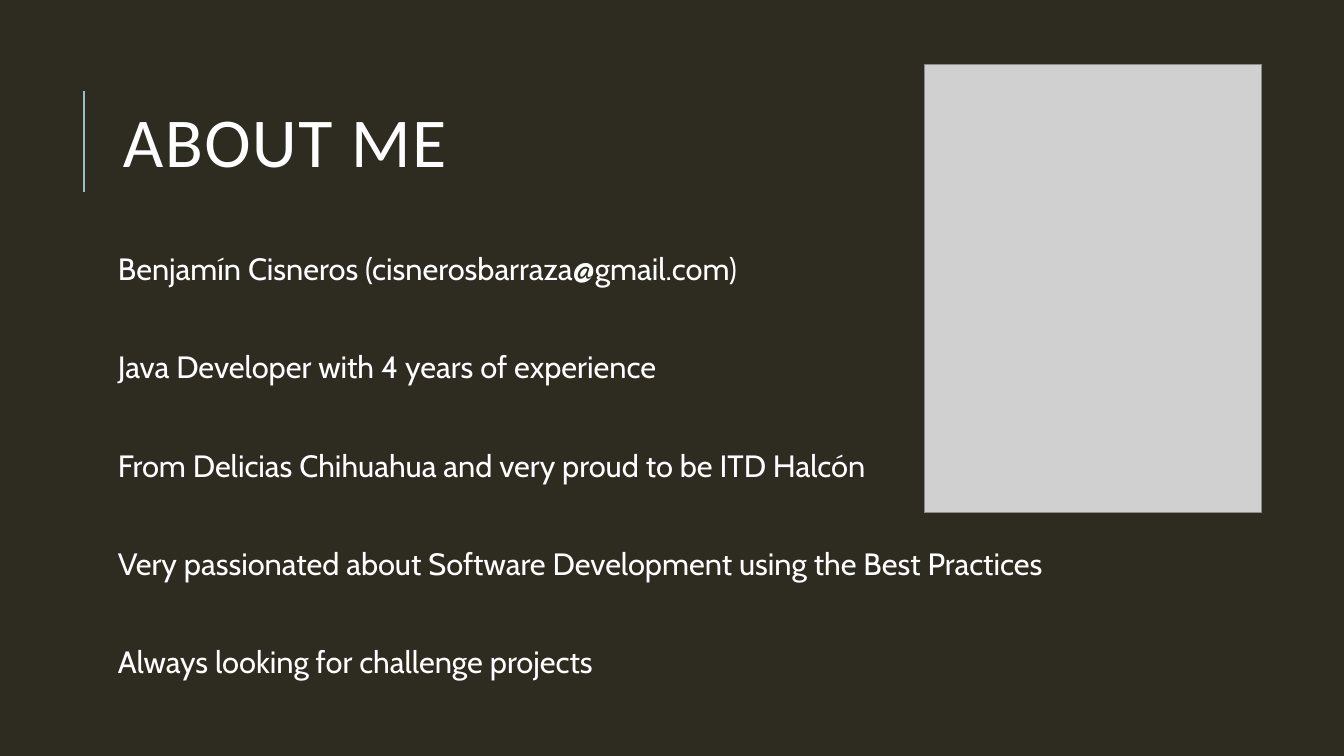
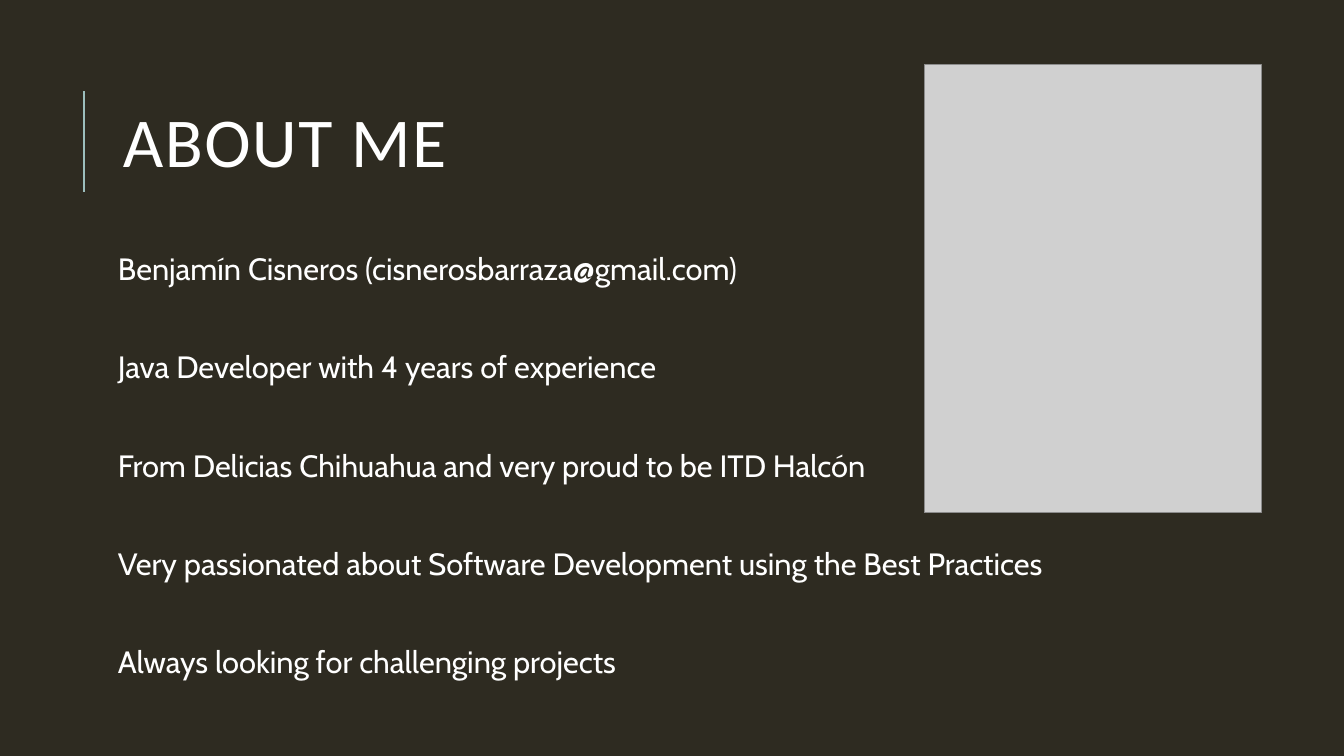
Before and after one commit to DevelopersDelicias/tdd_workshop, a slide deck: slide 141 of tdd_ws.pptx (slide 33 before the commit). Drawn at 1344x756 pixels with LibreOffice and Linux fonts; fonts in the diff are those of the drawing; grey boxes stand for pictures. Boxes give left, top, right and bottom in pixels: in the first picture for what was removed or moved away, otherwise in the second. Text is boxed around its words. In the diff, an @@ line names an element or a change of style, - is before the commit and + after.

```diff
--- a/tdd_ws.pptx
+++ b/tdd_ws.pptx
@@ text at <box>118,650,616,680</box>: text changed @@
-Always looking for challenge projects
+Always looking for challenging projects
```
Also in this commit, not shown: 7 other slides changed, 109 slides added, 1 slide removed.
